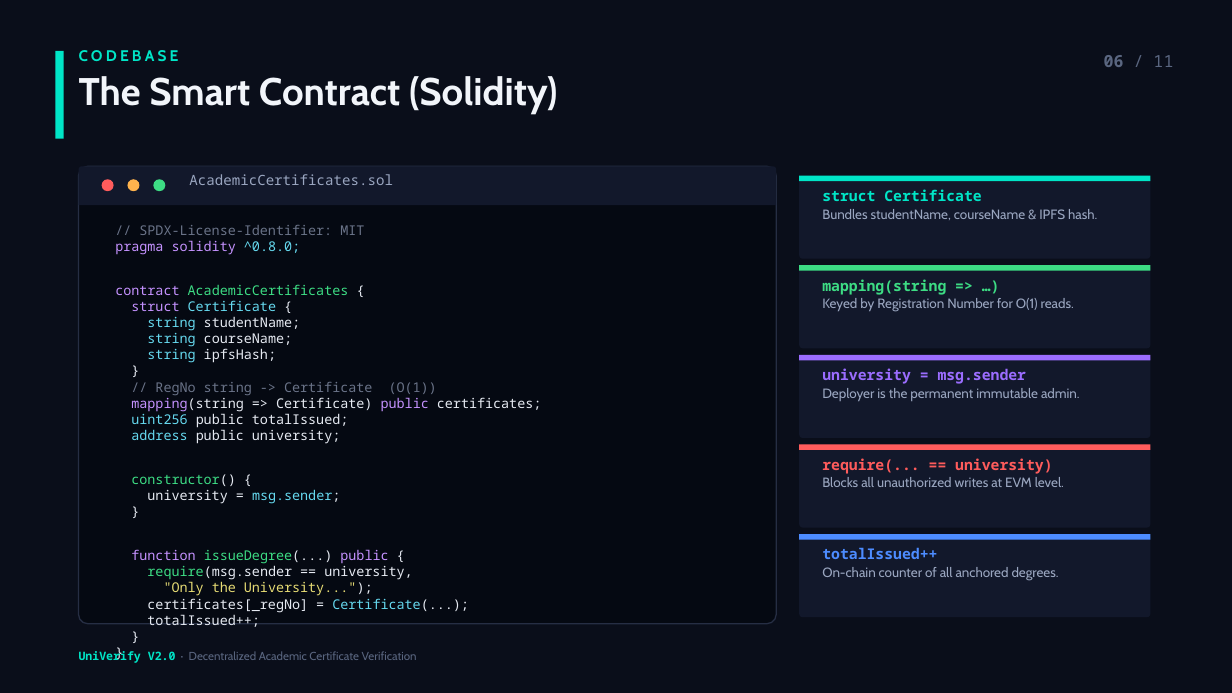
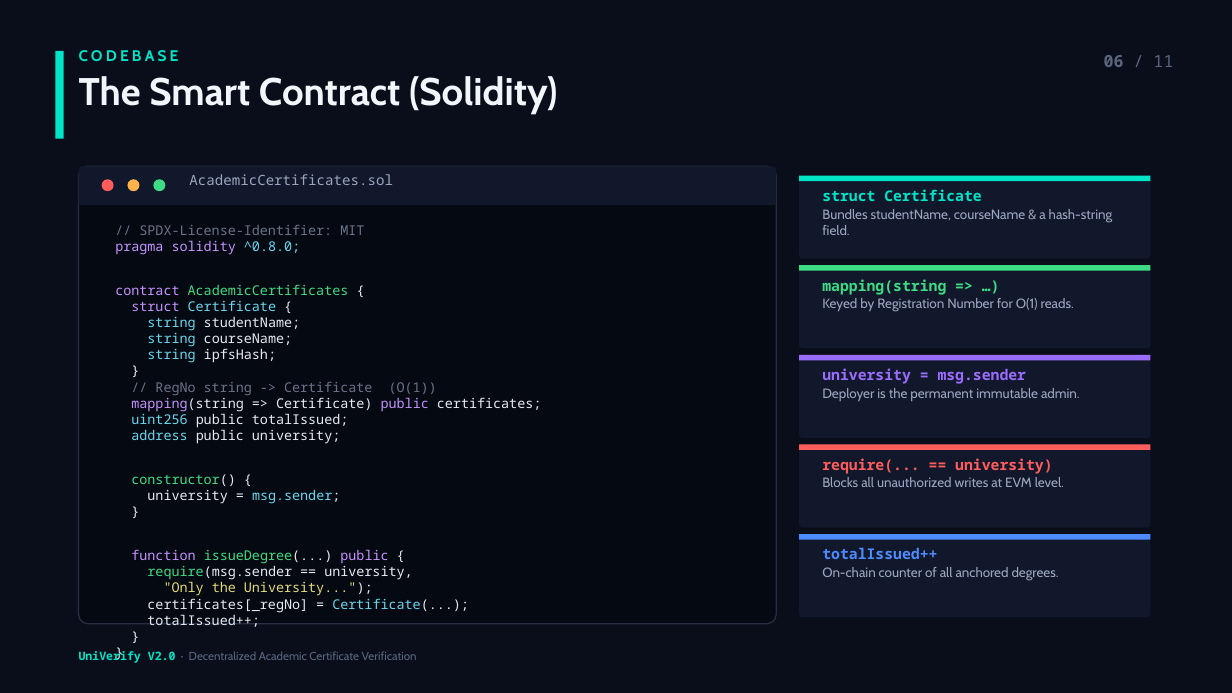
Before and after one commit to shaikmofficial-ai/univeridy-ppt, a slide deck: slide 6 of UniVerify_V2.0.pptx. Drawn at 1232x693 pixels with LibreOffice and Linux fonts; fonts in the diff are those of the drawing. Boxes give left, top, right and bottom in pixels: in the first picture for what was removed or moved away, otherwise in the second. Text is boxed around its words. In the diff, an @@ line names an element or a change of style, - is before the commit and + after.

Commit message:
Add publication-grade PDF; correct hash narrative (Phase-1 mock vs Phase-2 IPFS/SHA-256)

```diff
--- a/UniVerify_V2.0.pptx
+++ b/UniVerify_V2.0.pptx
@@ text at [822,209,1113,235]: text changed @@
-Bundles studentName, courseName & IPFS hash.
+Bundles studentName, courseName & a hash-string field.
```
Also in this commit, not shown: 3 other slides changed, 3 other files.
